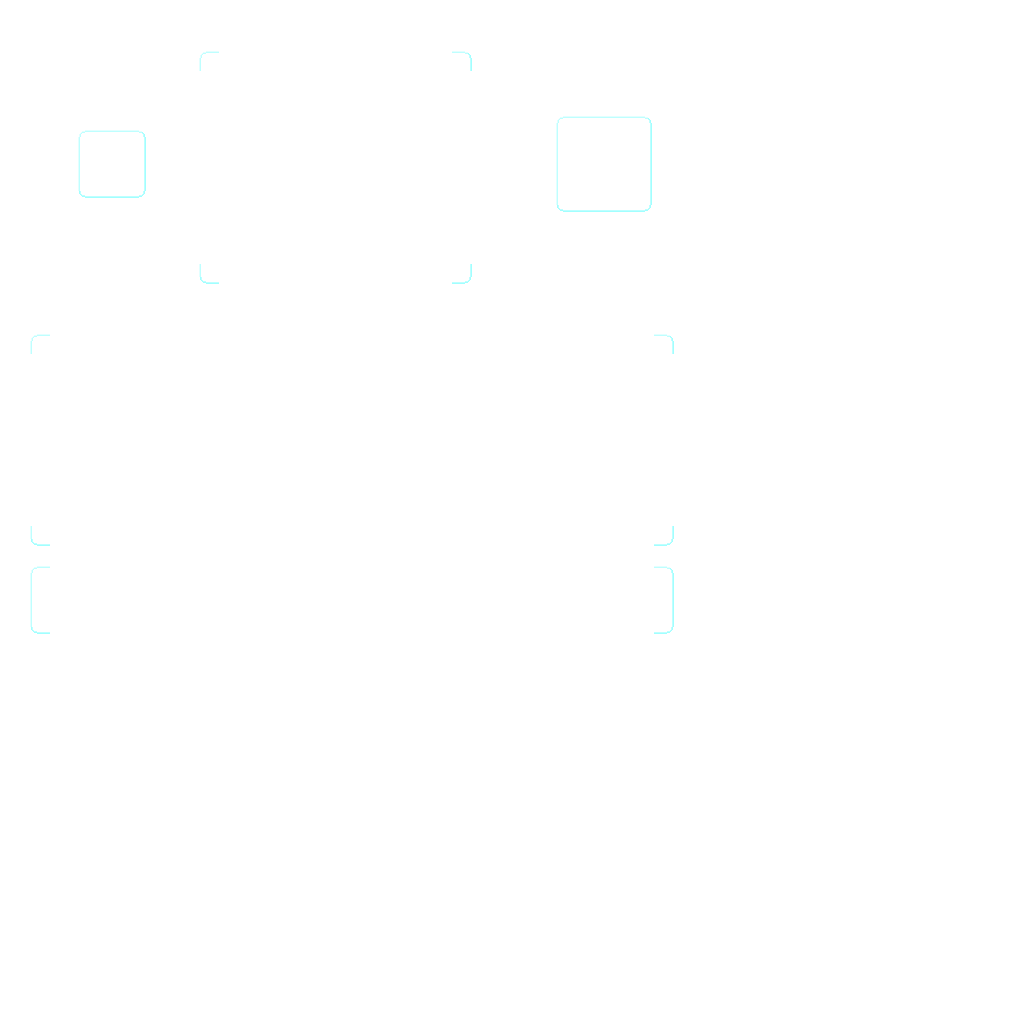
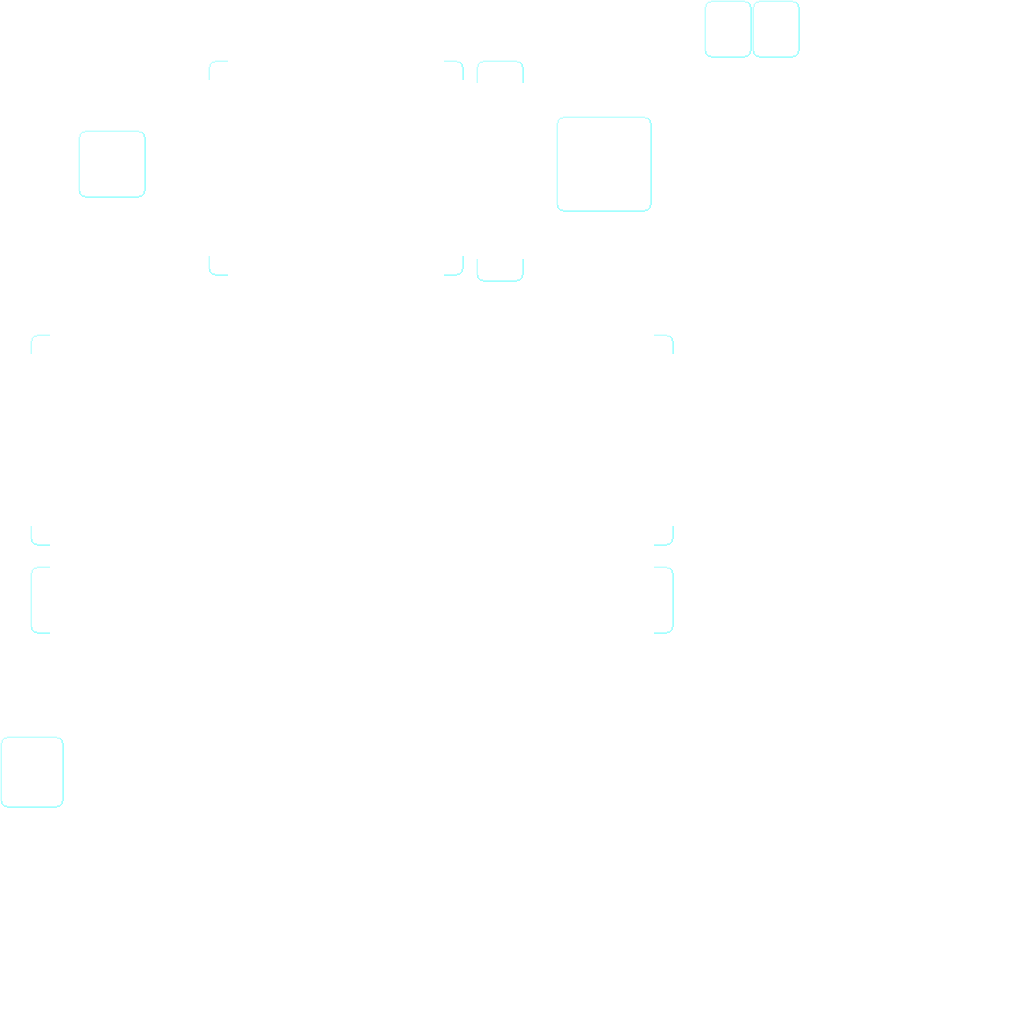
The second 1024×1024 image is a revision of the first. Changes to its layers:
painted on "Слой 4" over [0, 736, 64, 808]
renamed "Слой 5" to "Слой 7", painted on it over [199, 51, 472, 284]
added layer "Слой 14" above "Слой 12" over [704, 0, 800, 58]
renamed "Слой 1" to "Слой 12", showed it, moved it above "Слой 2", painted on it over [199, 51, 524, 284]
